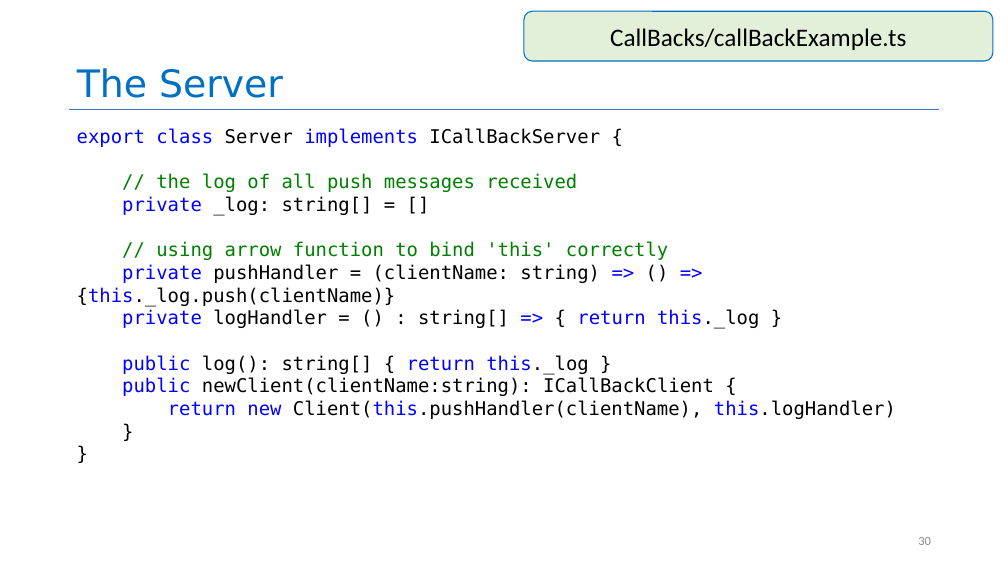
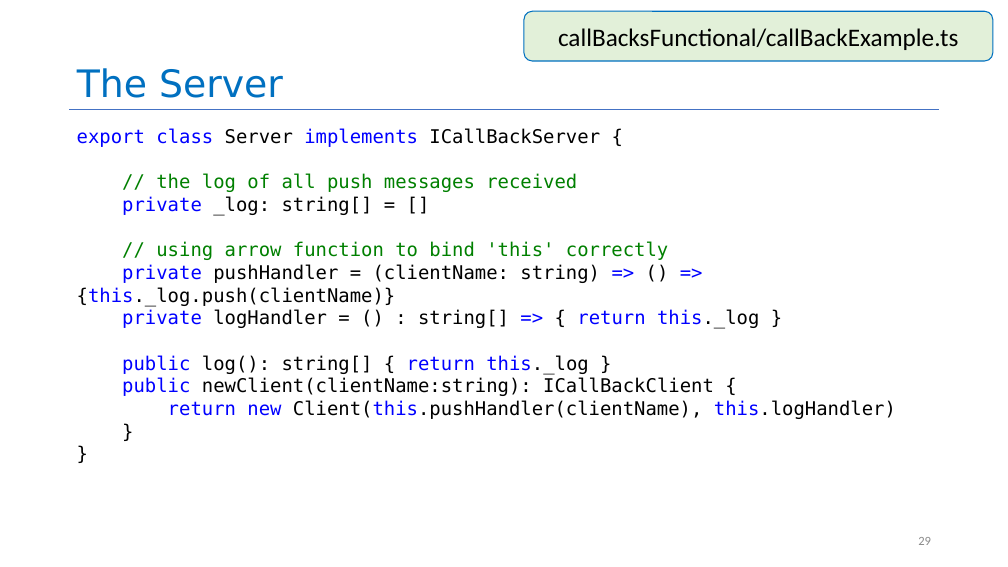
Before and after one commit to yashburshe/CS4530-Fall-2025, a slide deck: slide 29 of Slides/Module 05 Interaction-Level Design Patterns.pptx (slide 30 before the commit). Drawn at 1008x567 pixels with LibreOffice and Linux fonts; fonts in the diff are those of the drawing. Boxes give left, top, right and bottom in pixels: in the first picture for what was removed or moved away, otherwise in the second. Text is boxed around its words. In the diff, an @@ line names an element or a change of style, - is before the commit and + after.

```diff
--- a/Slides/Module 05 Interaction-Level Design Patterns.pptx
+++ b/Slides/Module 05 Interaction-Level Design Patterns.pptx
@@ text in rounded rectangle at (558, 28, 958, 50): text changed @@
-CallBacks/callBackExample.ts
+callBacksFunctional/callBackExample.ts
@@ page number at (918, 537, 931, 545): text changed @@
-30
+29
```
Also in this commit, not shown: 2 other slides changed, 1 slide removed.
